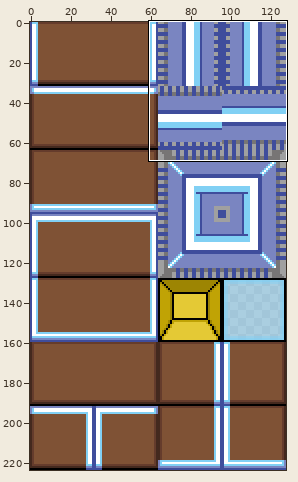
Edited in one commit: sprite sheet (android/assets/maps/tileset_basic.png). Above: a wide view before the commit, with the close-up outlined.
Close-up. The starting point:
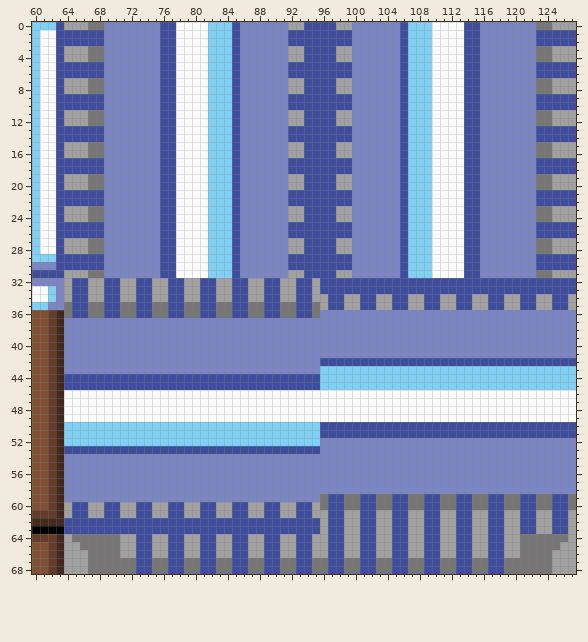
The file is 128x224 pixels. Shown: x 60..127, y 0..68.
Once edited:
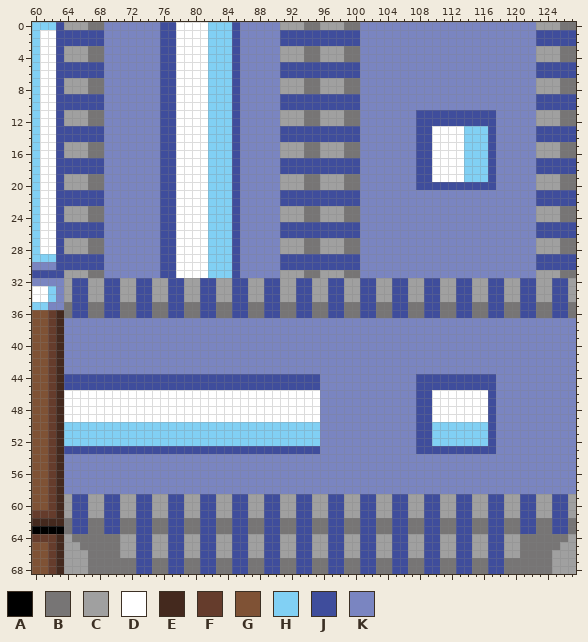
Palette (. is transparent): A #000000  B #777575  C #a0a0a0  D #ffffff  E #44291e  F #653c2c  G #7f5235  H #81d0f4  J #3f4d9c  K #7a85c1
What changed:
Changed rows in their new state; - is an unchanged pixel.
first column x 91:
 0 C--BBCC-BB-----KKKKKKKKKK-------CC-BB
 1 J--------J-----KKKKKKKKKK------------
 2 J--------J-----KKKKKKKKKK------------
 3 C--BBCC-BB-----KKKKKKKKKK-------CC-BB
 4 C--BBCC-BB-----KKKKKKKKKK-------CC-BB
 5 J--------J-----KKKKKKKKKK------------
 6 J--------J-----KKKKKKKKKK------------
 7 C--BBCC-BB-----KKKKKKKKKK-------CC-BB
 8 C--BBCC-BB-----KKKKKKKKKK-------CC-BB
 9 J--------J-----KKKKKKKKKK------------
10 J--------J-----KKKKKKKKKK------------
11 C--BBCC-BB-----KKJJJJJJ--JJ-----CC-BB
12 C--BBCC-BB-----KKJJJJJJ--JJ-----CC-BB
13 J--------J-----KKJJ----HHHJ----------
14 J--------J-----KKJJ----HHHJ----------
15 C--BBCC-BB-----KKJJ----HHHJ-----CC-BB
16 C--BBCC-BB-----KKJJ----HHHJ-----CC-BB
17 J--------J-----KKJJ----HHHJ----------
18 J--------J-----KKJJ----HHHJ----------
19 C--BBCC-BB-----KKJJ----HHHJ-----CC-BB
20 C--BBCC-BB-----KKJJJJJJ--JJ-----CC-BB
21 J--------J-----KKKKKKKKKK------------
22 J--------J-----KKKKKKKKKK------------
23 C--BBCC-BB-----KKKKKKKKKK-------CC-BB
24 C--BBCC-BB-----KKKKKKKKKK-------CC-BB
25 J--------J-----KKKKKKKKKK------------
26 J--------J-----KKKKKKKKKK------------
27 C--BBCC-BB-----KKKKKKKKKK-------CC-BB
28 C--BBCC-BB-----KKKKKKKKKK-------CC-BB
29 J--------J-----KKKKKKKKKK------------
30 J--------J-----KKKKKKKKKK------------
31 C--BBCC-BB-----KKKKKKKKKK-------CC-BB
32 -----C--CC--CC--CC--CC--CC--CC--CC--C
33 -----C--CC--CC--CC--CC--CC--CC--CC--C
35 -----B--BB--BB--BB--BB--BB--BB--BB--B
36 -----BJJBBJJBBJJBBJJBBJJBBJJBBJJBBJJB
first column x 96:
42 KKKKKKKKKKKKKKKKKKKKKKKKKKKKKKKK
43 KKKKKKKKKKKKKKKKKKKKKKKKKKKKKKKK
44 KKKKKKKKKKKKJJJJJJJJJJKKKKKKKKKK
45 KKKKKKKKKKKKJJJJJJJJJJKKKKKKKKKK
46 KKKKKKKKKKKKJJ-------JKKKKKKKKKK
47 KKKKKKKKKKKKJJ-------JKKKKKKKKKK
48 KKKKKKKKKKKKJJ-------JKKKKKKKKKK
49 KKKKKKKKKKKKJJ-------JKKKKKKKKKK
50 KKKKKKKKKKKK--HHHHHHH-KKKKKKKKKK
51 KKKKKKKKKKKK--HHHHHHH-KKKKKKKKKK
52 ------------JJHHHHHHHJ----------
53 ------------JJJJJJJJJJ----------
first column x 64:
59 CJJCCJJCCJJCCJJCCJJCCJJCCJJCCJJCC--CC--CC--CC--CC--CC--CC--CC--C
60 --------------------------------C--CC--CC--CC--CC--CC--CC--CC--C
62 B--BB--BB--BB--BB--BB--BB--BB--BB--BB--BB--BB--BB--BB--BB--BB--B
63 B--BB--BB--BB--BB--BB--BB--BB--BB--BB--BB--BB--BB--BB--BB--BB--B
Boxes around the changes in both close-ups, in picture pixels (x1, y1, x2, y2):
changed: (280, 22, 576, 318)
changed: (320, 358, 576, 454)
changed: (64, 494, 576, 534)
